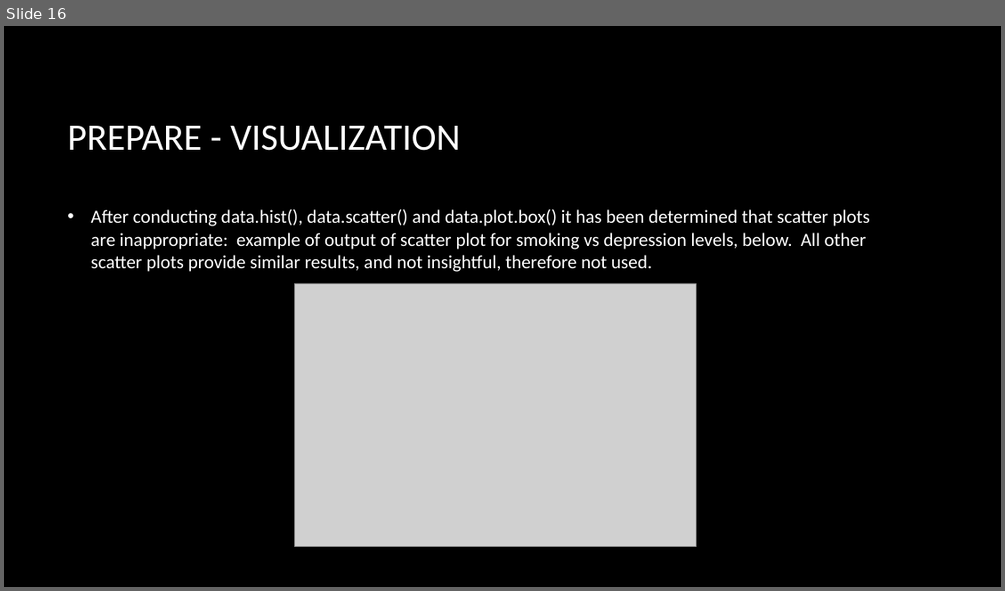
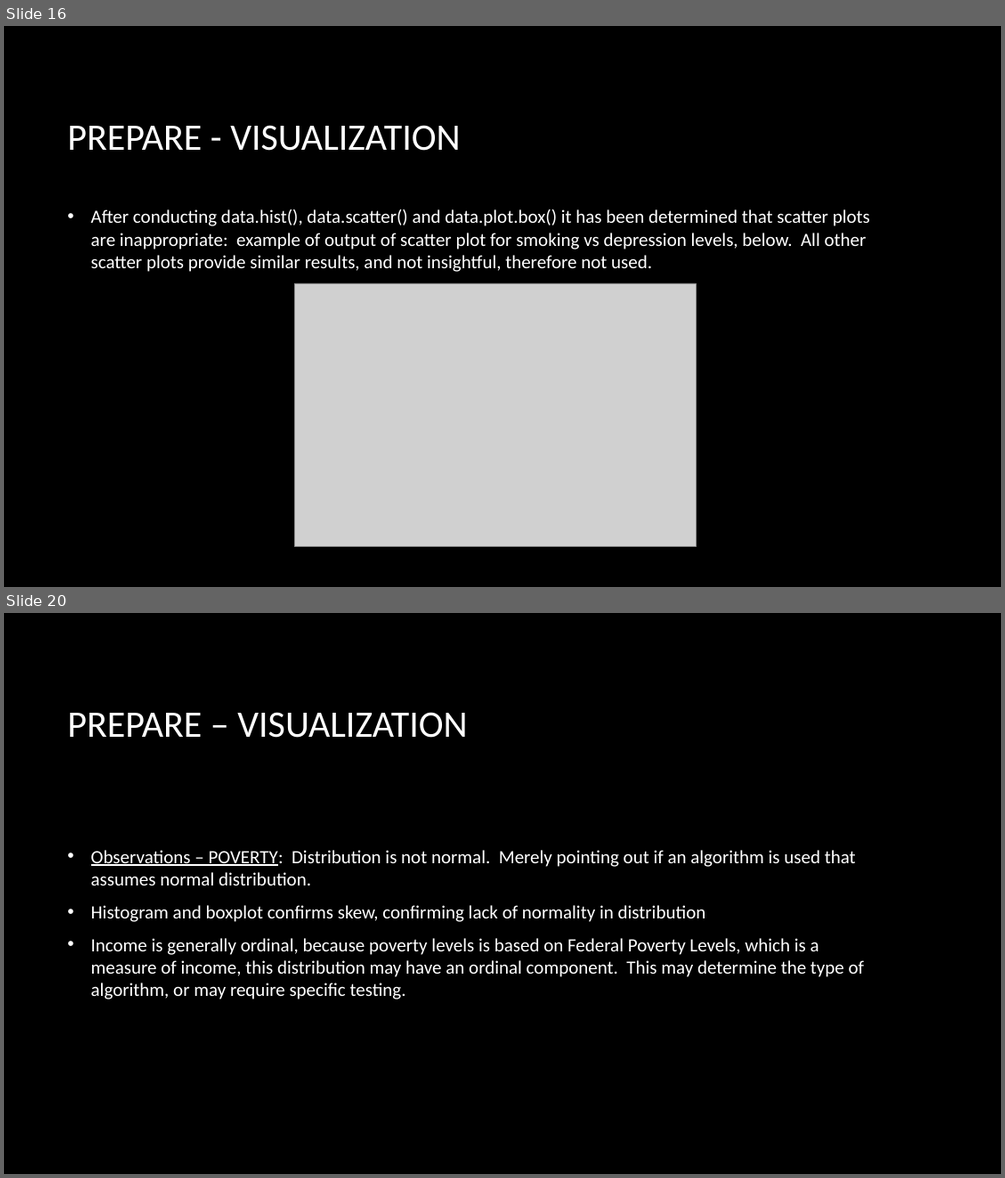
Before and after one commit to danlagos/ANA500---Week-2, a slide deck: Depression and Poverty.pptx. Shown one above the other, each under a label of ours: slide 16 before the commit, slides 16 and 20 after it; the slides between them are not shown. The pictures are 1005x591 and 1005x1178 pixels, drawn with LibreOffice and Linux fonts; fonts in the diff are those of the drawing; grey boxes stand for pictures; background and template pictures are left out. Boxes give left, top, right and bottom in pixels: in the first picture for what was removed or moved away, otherwise in the second. Text is boxed around its words. In the diff, an @@ line names an element or a change of style, - is before the commit and + after.

```diff
--- a/Depression and Poverty.pptx
+++ b/Depression and Poverty.pptx
@@ slide 20 added at box(4, 613, 1001, 1174), background picture (left out) @@
@@ title added at box(67, 712, 467, 738), 36 pt, text #FFFFFF @@
+PREPARE – VISUALIZATION
@@ text added at box(91, 850, 864, 999), 18 pt, text #FFFFFF @@
+• Observations – POVERTY: Distribution is not normal. Merely pointing out if an algorithm is used that assumes normal distribution.
+• Histogram and boxplot confirms skew, confirming lack of normality in distribution
+• Income is generally ordinal, because poverty levels is based on Federal Poverty Levels, which is a measure of income, this distribution may have an ordinal component. This may determine the type of algorithm, or may require specific testing.
```
Also in this commit, not shown: 4 slides changed, 4 other slides added, 1 other file.
